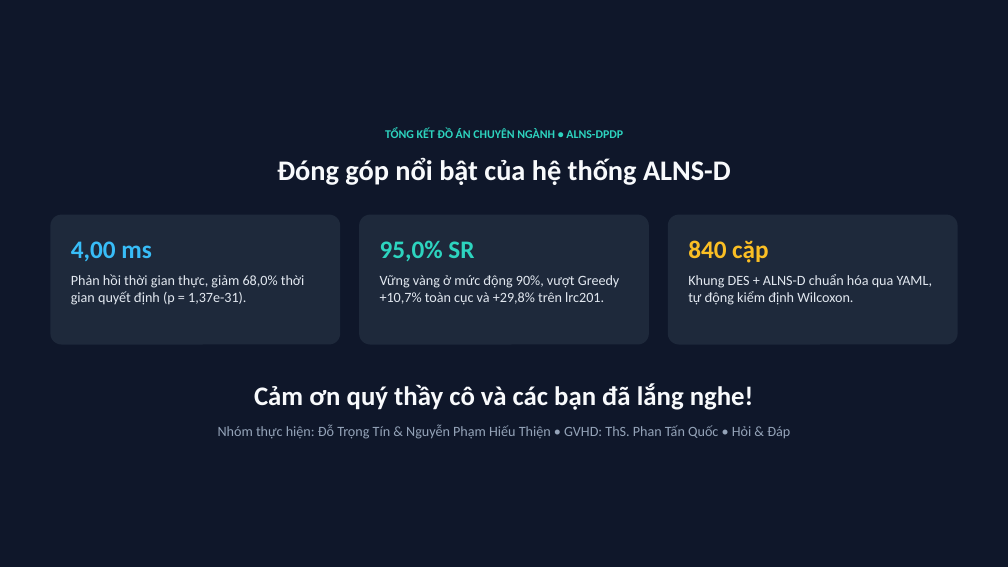
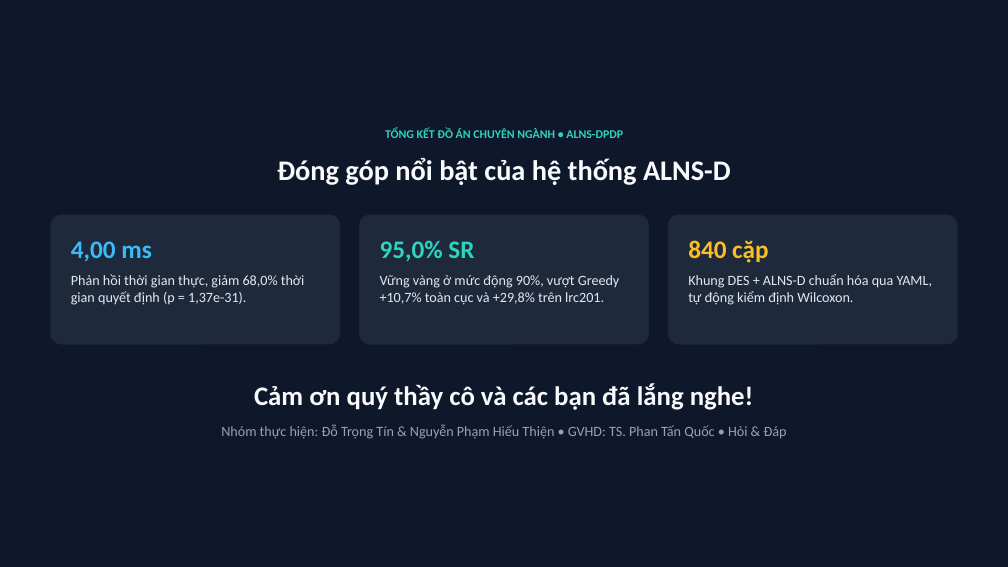
Before and after one commit to hieuthien3103/dpdp_project, a slide deck: slide 13 of Nghiên cứu thuật toán ALNS trong giao vận đô thị – Ứng dụng ALNS-D cho bài toán DPDP.pptx. Drawn at 1008x567 pixels with LibreOffice and Linux fonts; fonts in the diff are those of the drawing. Boxes give left, top, right and bottom in pixels: in the first picture for what was removed or moved away, otherwise in the second. Text is boxed around its words. In the diff, an @@ line names an element or a change of style, - is before the commit and + after.

Commit message:
sua pptx

```diff
--- a/Nghiên cứu thuật toán ALNS trong giao vận đô thị – Ứng dụng ALNS-D cho bài toán DPDP.pptx
+++ b/Nghiên cứu thuật toán ALNS trong giao vận đô thị – Ứng dụng ALNS-D cho bài toán DPDP.pptx
@@ text at (221,424,787,439): text changed @@
-Nhóm thực hiện: Đỗ Trọng Tín & Nguyễn Phạm Hiếu Thiện • GVHD: ThS. Phan Tấn Quốc • Hỏi & Đáp
+Nhóm thực hiện: Đỗ Trọng Tín & Nguyễn Phạm Hiếu Thiện • GVHD: TS. Phan Tấn Quốc • Hỏi & Đáp
```
Also in this commit, not shown: 1 other slide changed.
